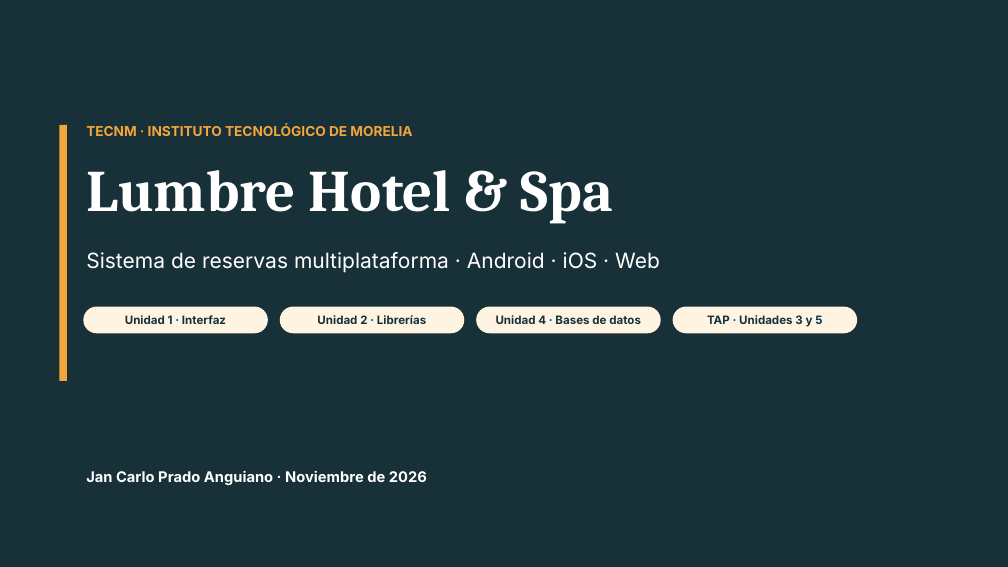
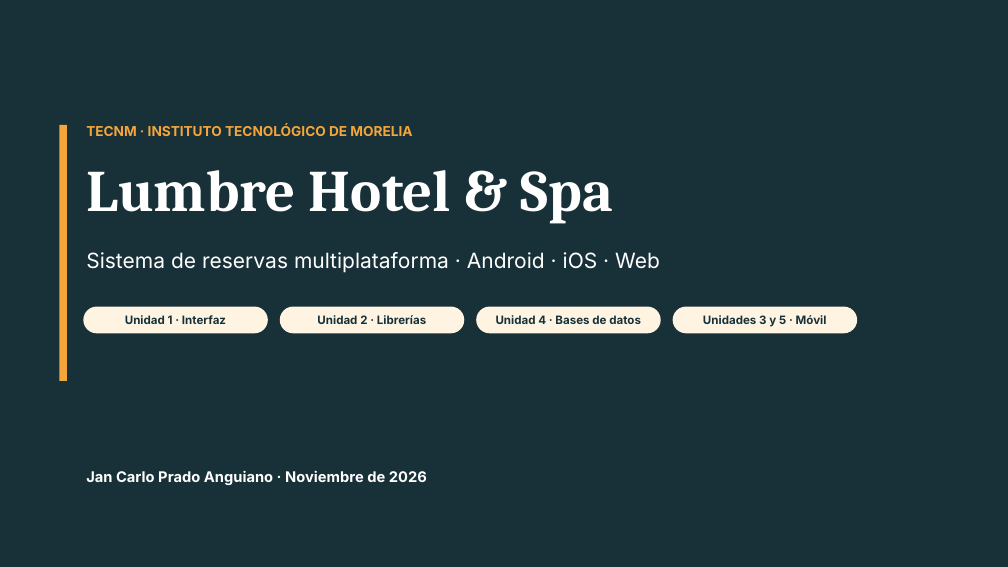
Before and after one commit to JanCarliux24/hotel-lumbre, a slide deck: slide 1 of docs/entregables/Presentacion_Proyecto_Lumbre.pptx. Drawn at 1008x567 pixels with LibreOffice and Linux fonts; fonts in the diff are those of the drawing; background and template pictures are left out; a plain dark background stands for a picture behind light text. Boxes give left, top, right and bottom in pixels: in the first picture for what was removed or moved away, otherwise in the second. Text is boxed around its words. In the diff, an @@ line names an element or a change of style, - is before the commit and + after.

```diff
--- a/docs/entregables/Presentacion_Proyecto_Lumbre.pptx
+++ b/docs/entregables/Presentacion_Proyecto_Lumbre.pptx
@@ text in rounded rectangle at [703,315,827,327]: text changed @@
-TAP · Unidades 3 y 5
+Unidades 3 y 5 · Móvil
```
Also in this commit, not shown: 4 other slides changed, 30 other files.
